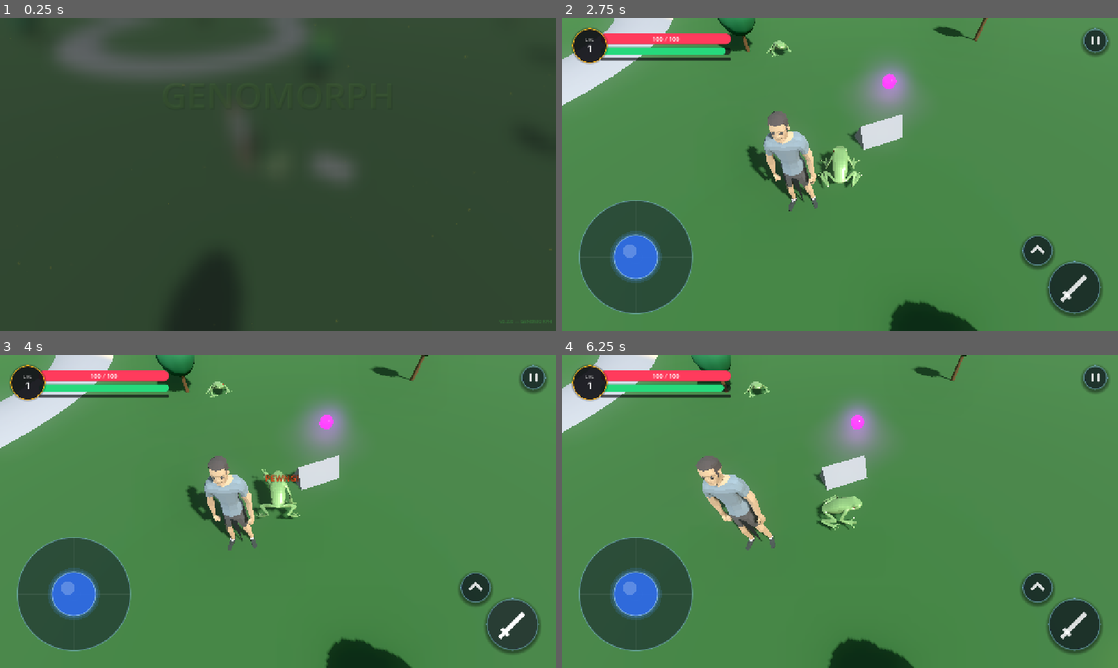
Above: before the commit, frames 1-4 (two rows, left to right).
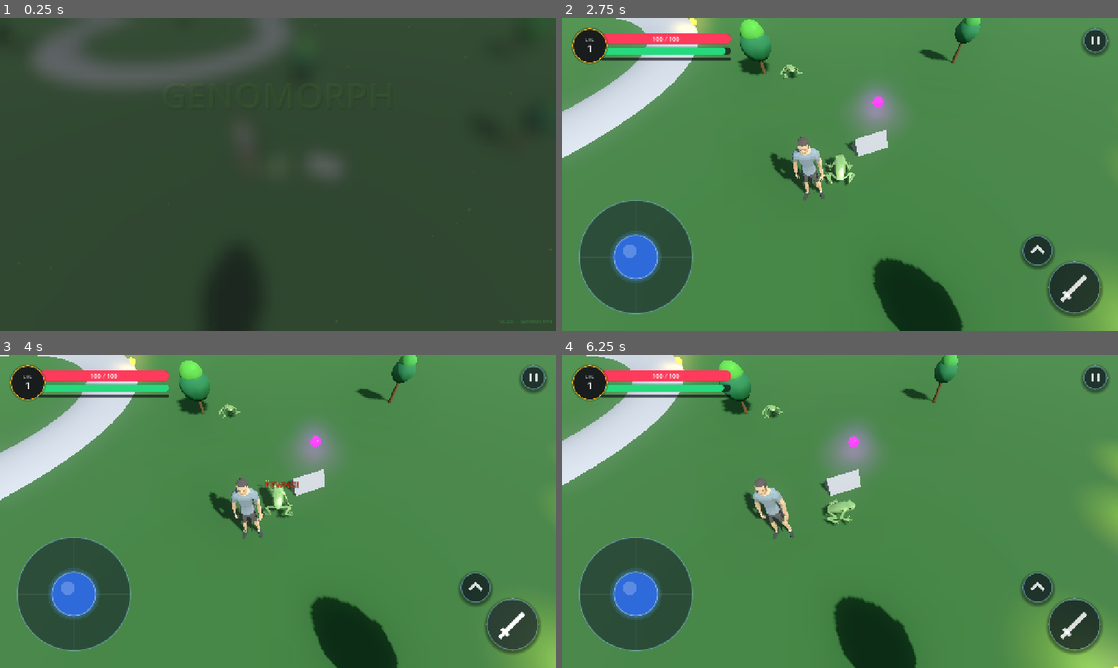
Above: after the commit, the same moments.

Repository: TradsKraken/GENOMORPH-
Game: Godot game, scene res://ui/main_menu.tscn
The game is run twice, just before and just after one commit, with the same random seed, the same clock (stepped at 60 frames per second) and the same inputs.
Inputs (mouse positions are in pixels of both pictures, inside the frame that each line leads up to):
- Up to frame 1 (0.25 s): no input
- Up to frame 2 (2.75 s): tap Enter (ui_accept) at 0.5, 0.77 s; move the mouse to (962, 158) at 0.52 s; hold Right (ui_right) 0.53-1.25 s; click (962, 158) at 0.67 s; click "PLAY GAME" at 1.25 s; click "PLAY GAME" at 2 s
- Up to frame 3 (4 s): drag from (166, 527) to (250, 574) at 2.77 s; click (511, 624) at 3.52 s
- Up to frame 4 (6.25 s): click (1040, 586) at 4.27 s; move the mouse to (895, 442) at 5.02 s; hold Right (ui_right) 5.03-5.75 s; drag from (812, 574) to (673, 464) at 5.77 s

The runs differ from the first frame. In frame 1, 1.9% of the frame differs, in the area x 6-63%, y 0-100%; in frame 2, 14%; in frame 3, 14%, in the area x 0-100%, y 0-100%; in frame 4, 14%.

Commit message:
feat: initialize level scene with player, camera, and procedurally generated environment

Diff:
--- a/levels/camera_3d.gd
+++ b/levels/camera_3d.gd
@@ -11,7 +11,7 @@
 @export var player_path: NodePath = NodePath("../Player")
 
 ## Height above the player (Y axis).
-@export var height: float = 8.0
+@export var height: float = 11.0
 
 ## How far behind the player the camera sits (Z axis in world space).
 ## Positive = further back; adjust to taste.
--- a/levels/node_3d.tscn
+++ b/levels/node_3d.tscn
@@ -1738,7 +1738,7 @@
 script = ExtResource("1_ysmlf")
 
 [node name="MeshInstance3D" type="MeshInstance3D" parent="Ground" unique_id=643852630]
-transform = Transform3D(6.17, 0, 0, 0, 6.17, 0, 0, 0, 6.17, 0.0064697266, 0.053894043, 0.39871216)
+transform = Transform3D(6.17, 0, 0, 0, 6.17, 0, 0, 0, 6.17, 0, 0, 0)
 mesh = SubResource("PlaneMesh_noarx")
 surface_material_override/0 = SubResource("GroundMat")
 
Not shown, removed: levels/fly_collectible.gd.uid
Not shown, removed: ui/dialogue_ui.gd.uid
